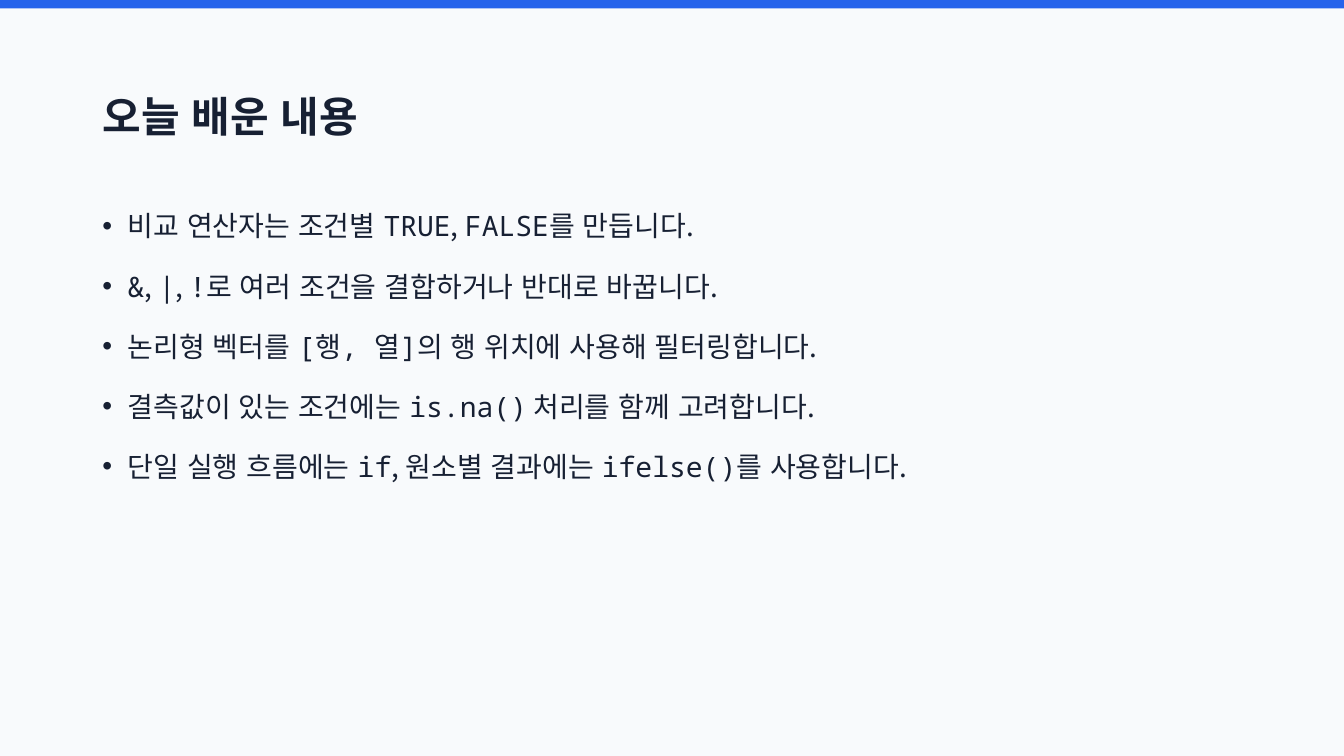
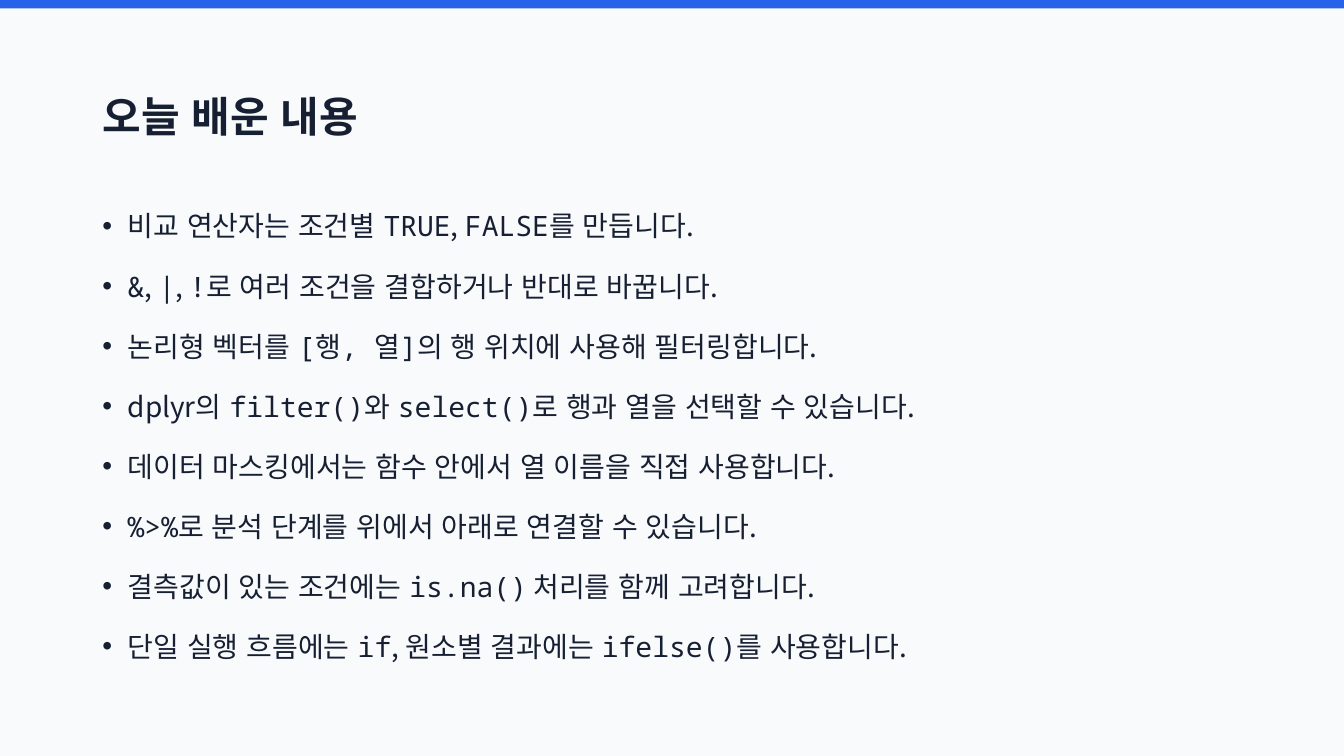
Before and after one commit to joonion/r-programming-basic, a slide deck: slide 56 of slides/07_conditions_and_filtering.pptx (slide 45 before the commit). Drawn at 1344x756 pixels with LibreOffice and Linux fonts; fonts in the diff are those of the drawing. Boxes give left, top, right and bottom in pixels: in the first picture for what was removed or moved away, otherwise in the second. Text is boxed around its words. In the diff, an @@ line names an element or a change of style, - is before the commit and + after.

```diff
--- a/slides/07_conditions_and_filtering.pptx
+++ b/slides/07_conditions_and_filtering.pptx
@@ text at box(128, 393, 915, 540): paragraphs added @@
+• dplyr의 filter()와 select()로 행과 열을 선택할 수 있습니다.
+• 데이터 마스킹에서는 함수 안에서 열 이름을 직접 사용합니다.
+• %>%로 분석 단계를 위에서 아래로 연결할 수 있습니다.
```
Also in this commit, not shown: 1 other slide changed, 11 slides added, 59 other files.
